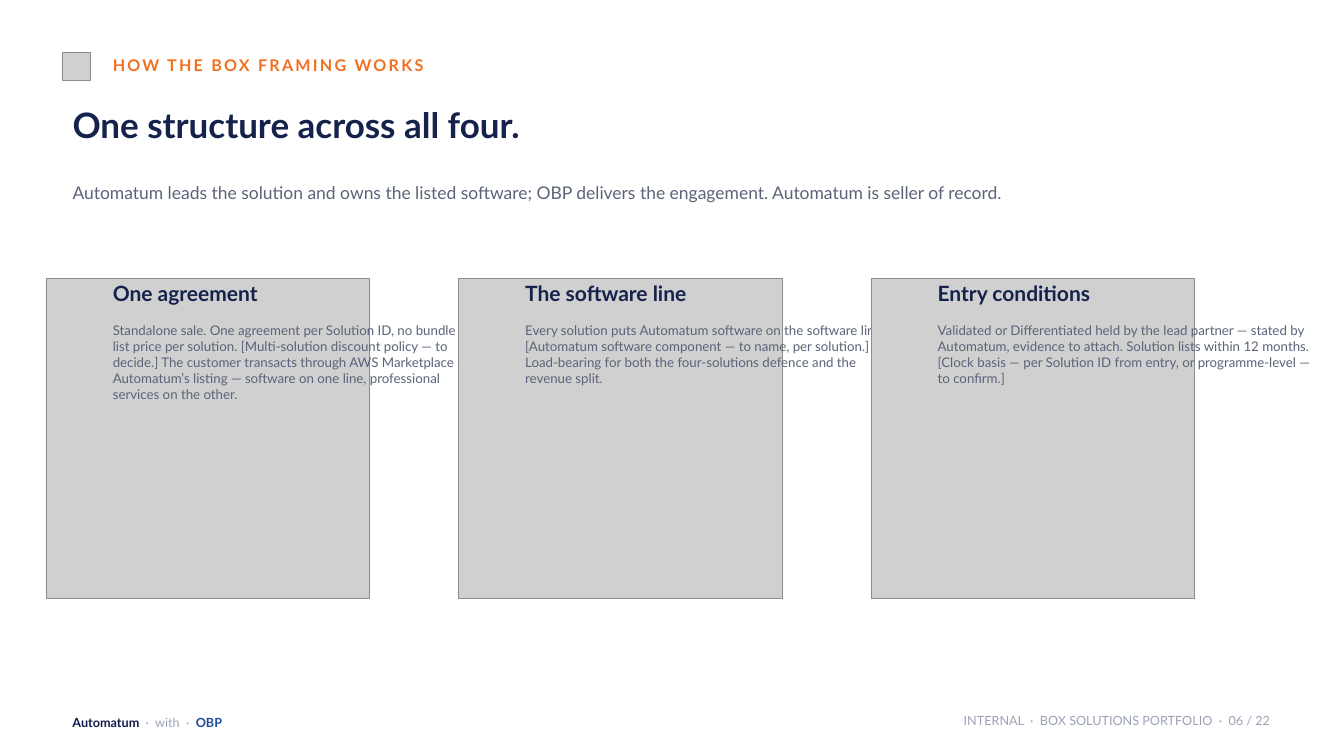
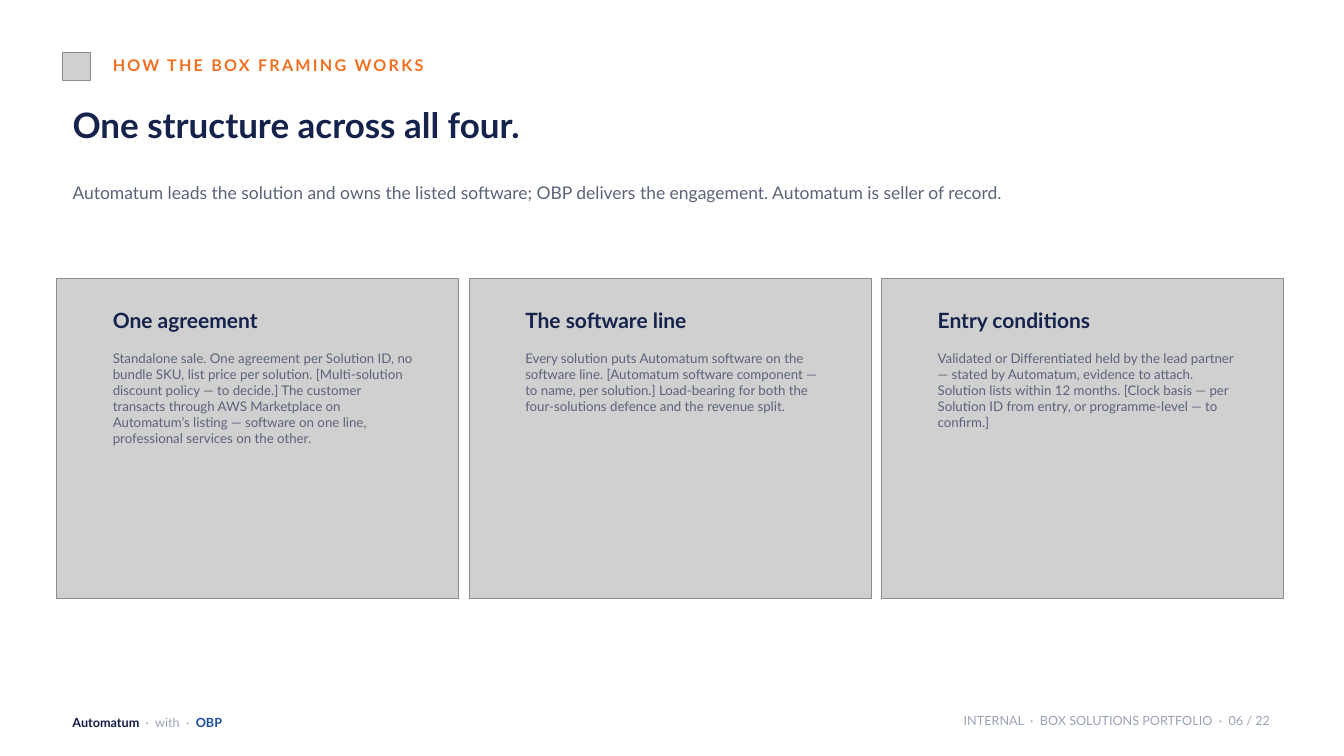
Before and after one commit to KianteEvans/barberbook, a slide deck: slide 6 of docs/deck/BOX_Solutions_Revised.pptx. Drawn at 1344x756 pixels with LibreOffice and Linux fonts; fonts in the diff are those of the drawing; grey boxes stand for pictures; background and template pictures are left out. Boxes give left, top, right and bottom in pixels: in the first picture for what was removed or moved away, otherwise in the second. Text is boxed around its words. In the diff, an @@ line names an element or a change of style, - is before the commit and + after.

```diff
--- a/docs/deck/BOX_Solutions_Revised.pptx
+++ b/docs/deck/BOX_Solutions_Revised.pptx
@@ picture: place and size @@
-picture at (46,278,370,599)
+picture at (56,278,459,599)
@@ picture: place and size @@
-picture at (459,278,782,599)
+picture at (470,278,872,599)
@@ picture: place and size @@
-picture at (871,278,1195,599)
+picture at (882,278,1285,599)
@@ text "One agreement": place and size @@
-text "One agreement" at (113,285,258,305)
+text "One agreement" at (113,312,258,332)
@@ text "The software line": place and size @@
-text "The software line" at (525,285,687,301)
+text "The software line" at (525,312,687,328)
@@ text "Entry conditions": place and size @@
-text "Entry conditions" at (938,285,1090,305)
+text "Entry conditions" at (938,312,1090,332)
@@ text "Standalone sale. One agreement per ..." rewrapped from (113,323,472,399) to (113,353,413,445) @@
@@ text "Every solution puts Automatum software ..." rewrapped from (525,323,885,385) to (525,353,808,413) @@
@@ text "Validated or Differentiated held by ..." rewrapped from (938,323,1309,385) to (938,353,1234,429) @@
```
Also in this commit, not shown: 19 other slides changed, 1 other file.
